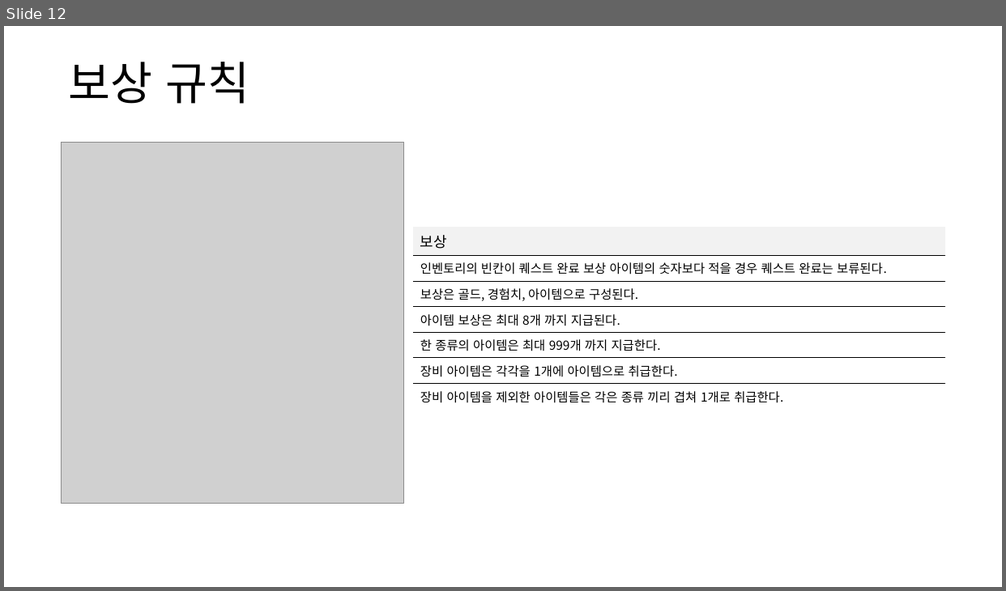
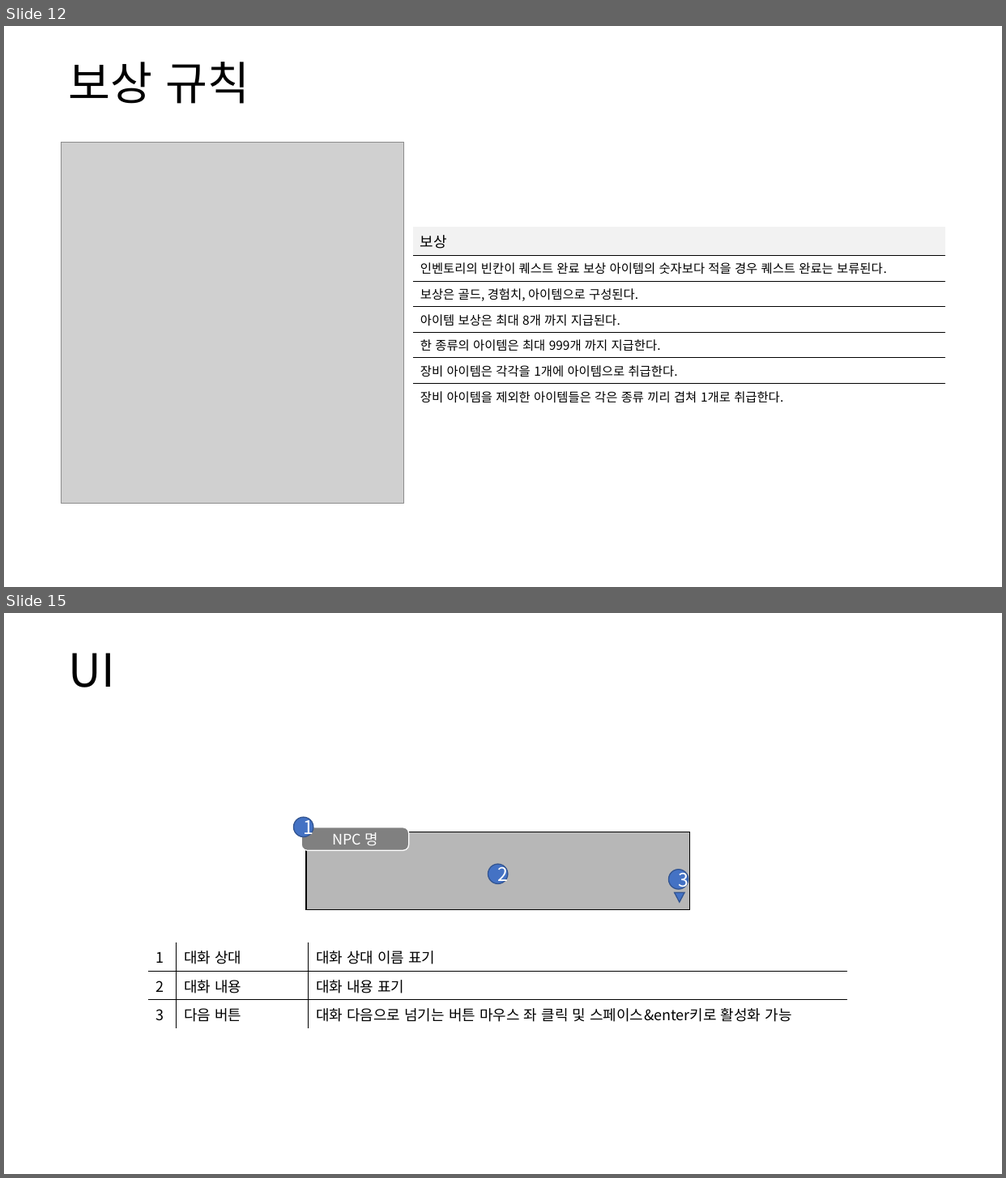
Before and after one commit to yjk0401/unityenginebasic_9th, a slide deck: 기획/방랑엽사전/퀘스트 시스템 기획서.pptx. Shown one above the other, each under a label of ours: slide 12 before the commit, slides 12 and 15 after it; the slides between them are not shown. The pictures are 1006x591 and 1006x1178 pixels, drawn with LibreOffice and Linux fonts; fonts in the diff are those of the drawing; grey boxes stand for pictures. Boxes give left, top, right and bottom in pixels: in the first picture for what was removed or moved away, otherwise in the second. Text is boxed around its words. In the diff, an @@ line names an element or a change of style, - is before the commit and + after.

```diff
--- a/기획/방랑엽사전/퀘스트 시스템 기획서.pptx
+++ b/기획/방랑엽사전/퀘스트 시스템 기획서.pptx
@@ slide 15 added at box(4, 613, 1002, 1174), background #FFFFFF @@
@@ text added at box(68, 653, 114, 688), 44 pt, text #000000 @@
+UI
@@ ellipse added at box(294, 817, 313, 837), fill #4472C4, outline #325491 1 pt, 18 pt, text #FFFFFF @@
+1
@@ rounded rectangle added at box(301, 828, 408, 851), fill #808080, outline #FFFFFF 1 pt, 14 pt, text #FFFFFF @@
+NPC 명
@@ rectangle added at box(306, 833, 690, 909), fill #A6A6A6 at 80% opacity, outline #000000 1 pt @@
@@ ellipse added at box(488, 865, 508, 884), fill #4472C4, outline #325491 1 pt, 18 pt, text #FFFFFF @@
+2
@@ ellipse added at box(669, 870, 688, 889), fill #4472C4, outline #325491 1 pt, 18 pt, text #FFFFFF @@
+3
@@ triangle added at box(675, 893, 685, 903), fill #4472C4, outline #325491 1 pt @@
@@ table added at box(148, 943, 848, 1025), 3 rows, 3 columns @@
+1 | 대화 상대 | 대화 상대 이름 표기
+2 | 대화 내용 | 대화 내용 표기
+3 | 다음 버튼 | 대화 다음으로 넘기는 버튼 마우스 좌 클릭 및 스페이스&enter키로 활성화 가능
```
Also in this commit, not shown: 2 slides changed, 3 other slides added, 2 slides removed, 2 other files.
